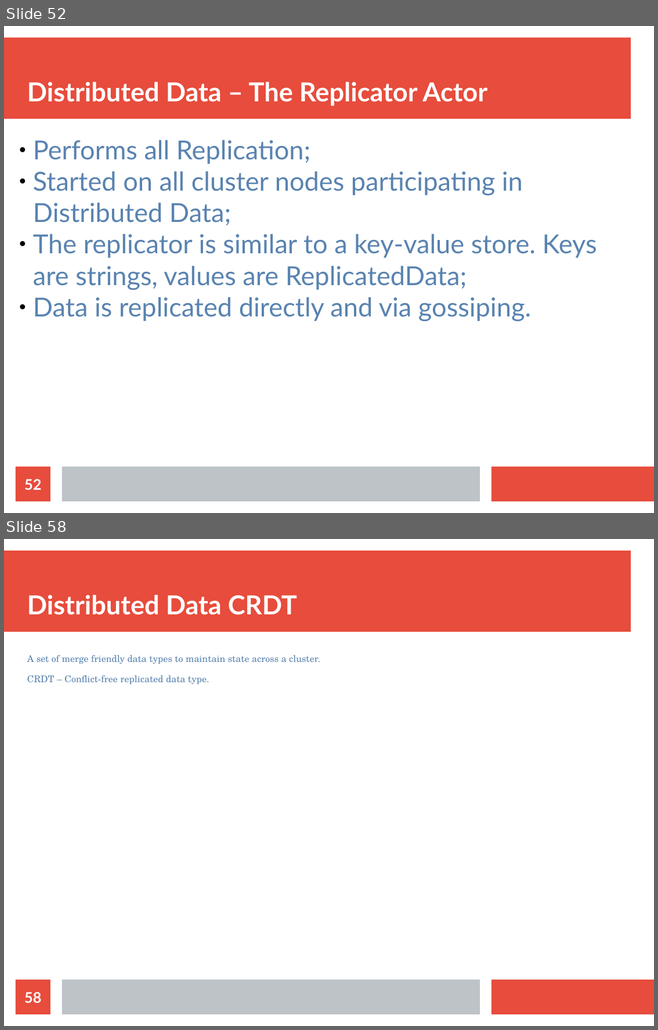
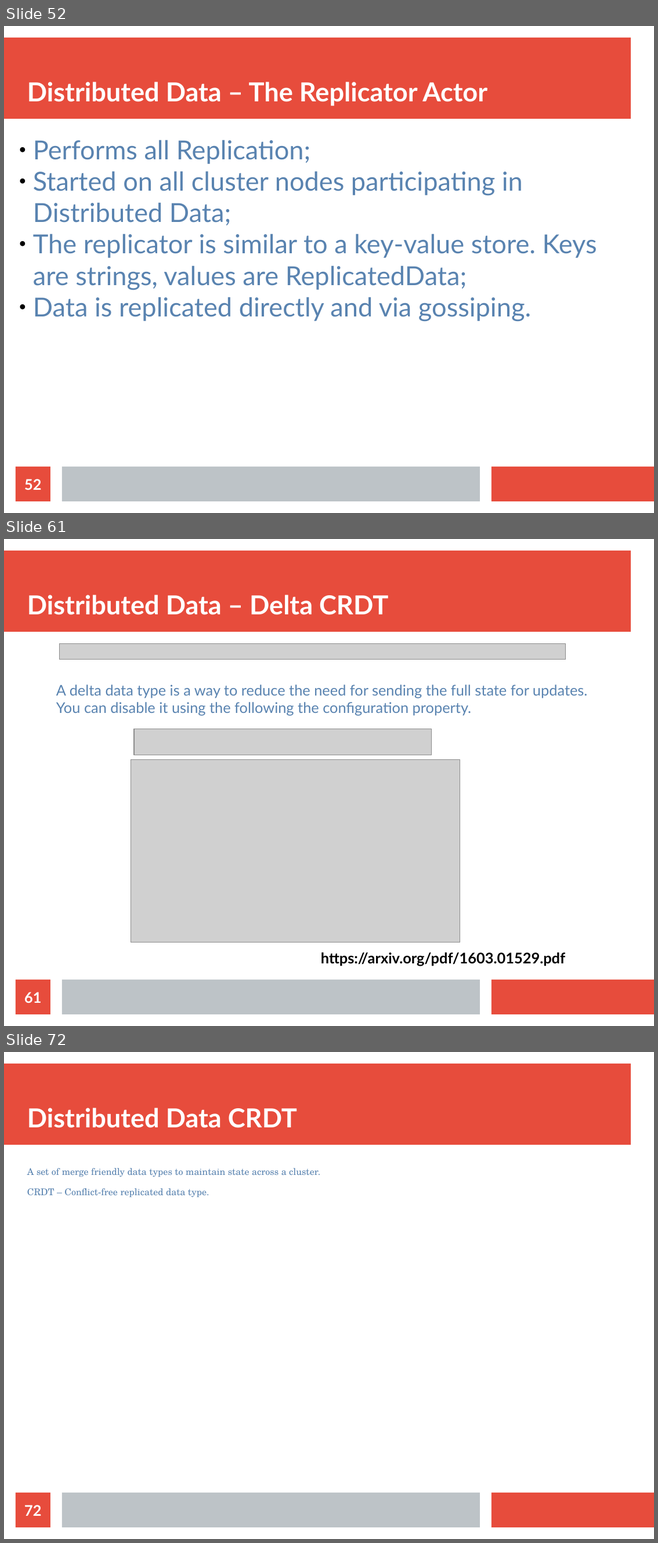
Before and after one commit to bytemania/akka-java-cluster, a slide deck: src/main/resources/res/presentation.odp. Shown one above the other, each under a label of ours: slides 52 and 58 before the commit, slides 52, 61 and 72 after it; the slides between them are not shown. The pictures are 658x1030 and 658x1543 pixels, drawn with LibreOffice and Linux fonts; fonts in the diff are those of the drawing; grey boxes stand for pictures. Boxes give left, top, right and bottom in pixels: in the first picture for what was removed or moved away, otherwise in the second. Text is boxed around its words. In the diff, an @@ line names an element or a change of style, - is before the commit and + after.

```diff
--- a/src/main/resources/res/presentation.odp
+++ b/src/main/resources/res/presentation.odp
@@ slide 61 added at (x1=4, y1=539, x2=654, y2=1026), background #FFFFFF; not listed: 3 template elements that a slide beside it also shows @@
@@ title added at (x1=27, y1=595, x2=388, y2=615), 32 pt, text #FFFFFF, bold @@
+Distributed Data – Delta CRDT
@@ picture added at (x1=60, y1=644, x2=565, y2=660) @@
@@ text added at (x1=56, y1=685, x2=587, y2=716), 18 pt, text #5983B0 @@
+A delta data type is a way to reduce the need for sending the full state for updates.
+You can disable it using the following the configuration property.
@@ picture added at (x1=134, y1=729, x2=431, y2=755) @@
@@ picture added at (x1=131, y1=760, x2=460, y2=943) @@
@@ text added at (x1=321, y1=953, x2=565, y2=966), 18 pt, text #000000, bold @@
+https://arxiv.org/pdf/1603.01529.pdf
@@ page number added at (x1=16, y1=980, x2=50, y2=1015), fill #E74C3C, 18 pt, text #FFFFFF, bold @@
+61
@@ what was slide 58 is now slide 72 @@
@@ page number at (x1=24, y1=1505, x2=41, y2=1516): text changed @@
-58
+72
```
Also in this commit, not shown: 5 slides changed, 14 other slides added.
